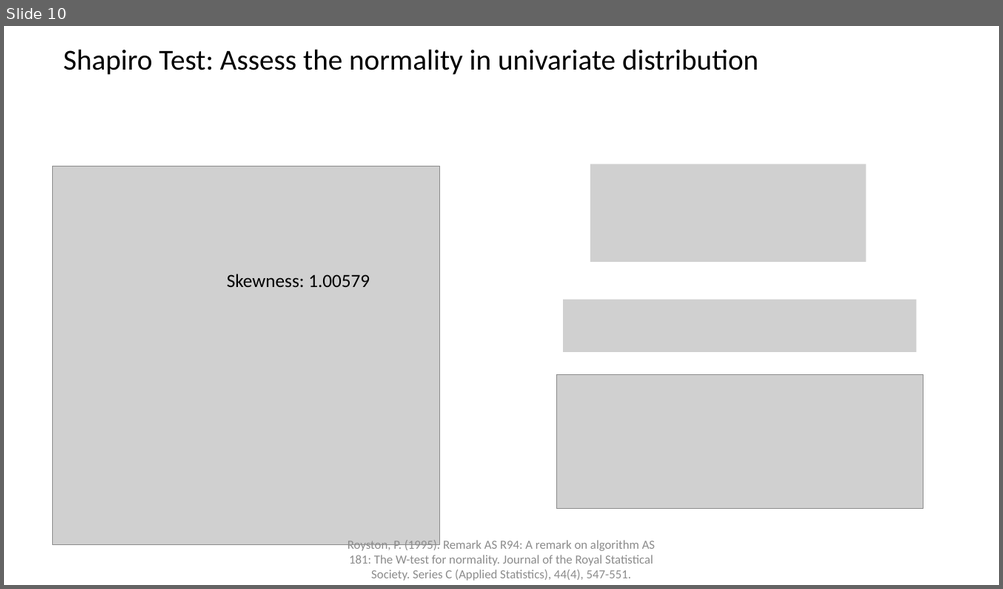
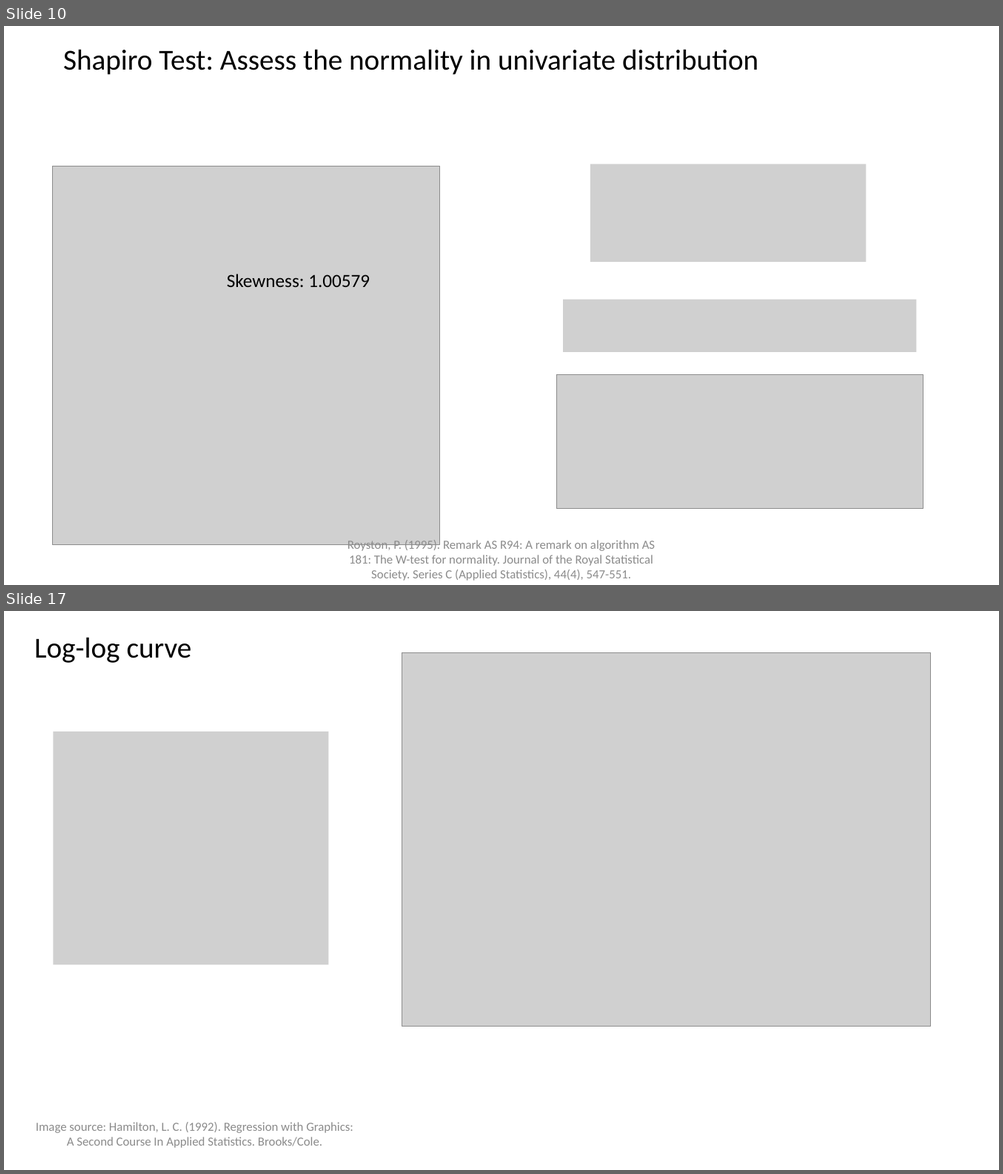
Before and after one commit to gisynw/geog-247, a slide deck: docs/Lectures/Week04/Week04_BivariateRegression_Part02.pptx. Shown one above the other, each under a label of ours: slide 10 before the commit, slides 10 and 17 after it; the slides between them are not shown. The pictures are 1003x589 and 1003x1174 pixels, drawn with LibreOffice and Linux fonts; fonts in the diff are those of the drawing; grey boxes stand for pictures. Boxes give left, top, right and bottom in pixels: in the first picture for what was removed or moved away, otherwise in the second. Text is boxed around its words. In the diff, an @@ line names an element or a change of style, - is before the commit and + after.

```diff
--- a/docs/Lectures/Week04/Week04_BivariateRegression_Part02.pptx
+++ b/docs/Lectures/Week04/Week04_BivariateRegression_Part02.pptx
@@ slide 17 added at [4,611,999,1170], background #FFFFFF @@
@@ title added at [34,637,192,663], 28 pt, text #000000 @@
+Log-log curve
@@ picture added at [402,652,930,1027] @@
@@ picture added at [54,732,329,965] @@
@@ text added at [36,1122,353,1148], 12 pt, text #8C8C8C @@
+Image source: Hamilton, L. C. (1992). Regression with Graphics: A Second Course In Applied Statistics. Brooks/Cole.
```
Also in this commit, not shown: 3 slides changed, 4 other slides added, 3 slides removed, 3 other files.
